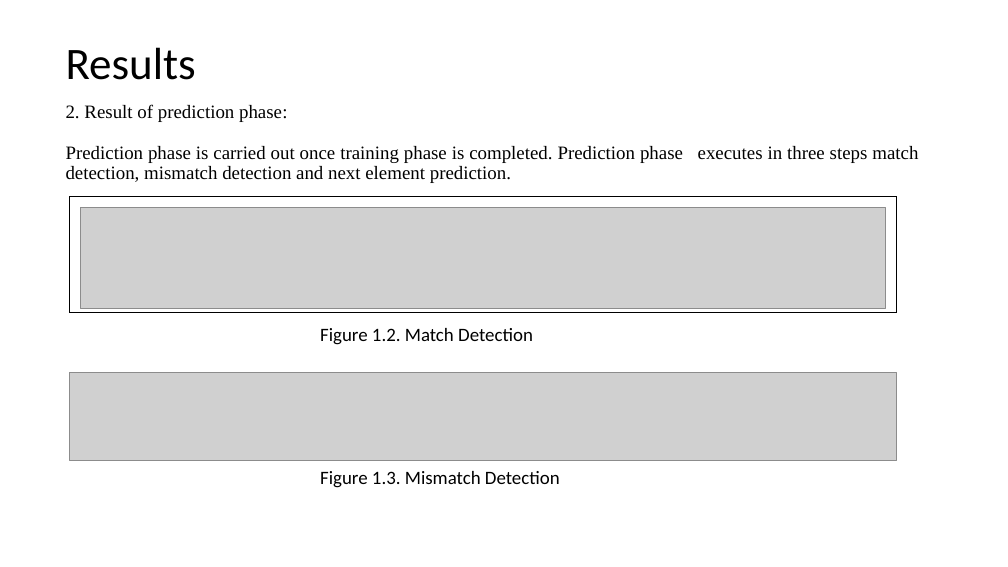
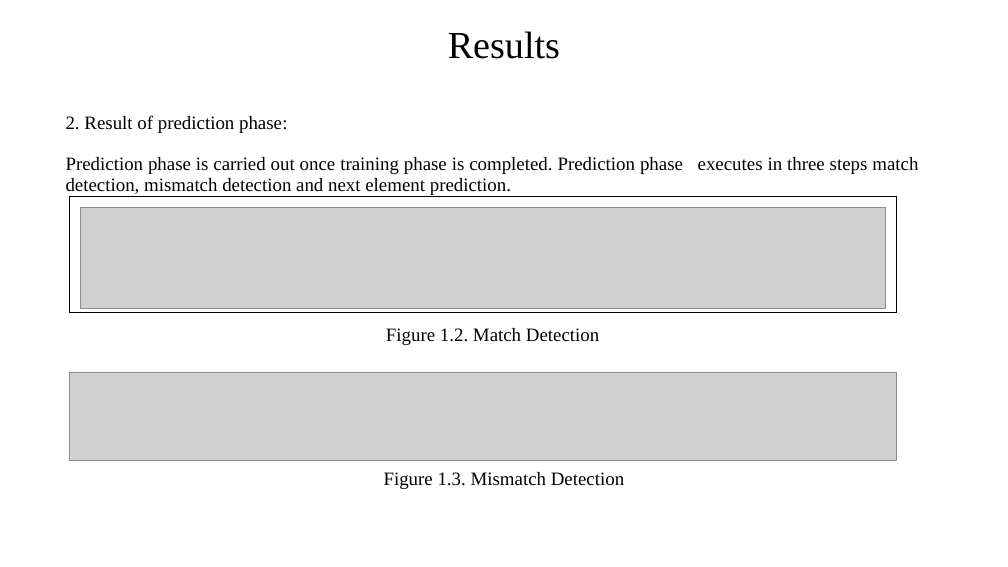
Before and after one commit to ddobric/neocortexapi, a slide deck: slide 9 of source/MySEProject/Documentation/ML2223_15 Approve Prediction of Multisequence Learning.pptx. Drawn at 1008x567 pixels with LibreOffice and Linux fonts; fonts in the diff are those of the drawing; grey boxes stand for pictures. Boxes give left, top, right and bottom in pixels: in the first picture for what was removed or moved away, otherwise in the second. Text is boxed around its words. In the diff, an @@ line names an element or a change of style, - is before the commit and + after.

```diff
--- a/source/MySEProject/Documentation/ML2223_15 Approve Prediction of Multisequence Learning.pptx
+++ b/source/MySEProject/Documentation/ML2223_15 Approve Prediction of Multisequence Learning.pptx
@@ text "Results": place and size @@
-text "Results" at [66, 47, 196, 80]
+text "Results" at [448, 31, 560, 59]
@@ text "Results" at [448, 31, 560, 59]: size 42.9 to 36.3 pt, font Calibri to Times New Roman; alignment left to centre; line spacing 0.9 to 0.7 @@
@@ text "2. Result of prediction phase:": place and size @@
-text "2. Result of prediction phase:" at [66, 104, 918, 183]
+text "2. Result of prediction phase:" at [66, 115, 918, 195]
@@ text "Figure 1.2. Match Detection": place and size @@
-text "Figure 1.2. Match Detection" at [320, 328, 533, 345]
+text "Figure 1.2. Match Detection" at [386, 328, 599, 345]
@@ text "Figure 1.2. Match Detection" at [386, 328, 599, 345]: font Calibri to Times New Roman; alignment left to centre @@
@@ text "Figure 1.3. Mismatch Detection" at [384, 472, 624, 489]: font Calibri to Times New Roman; alignment left to centre @@
@@ text "Figure 1.3. Mismatch Detection": place and size @@
-text "Figure 1.3. Mismatch Detection" at [320, 471, 560, 488]
+text "Figure 1.3. Mismatch Detection" at [384, 472, 624, 489]
```
Also in this commit, not shown: 11 other slides changed, 1 other file.
